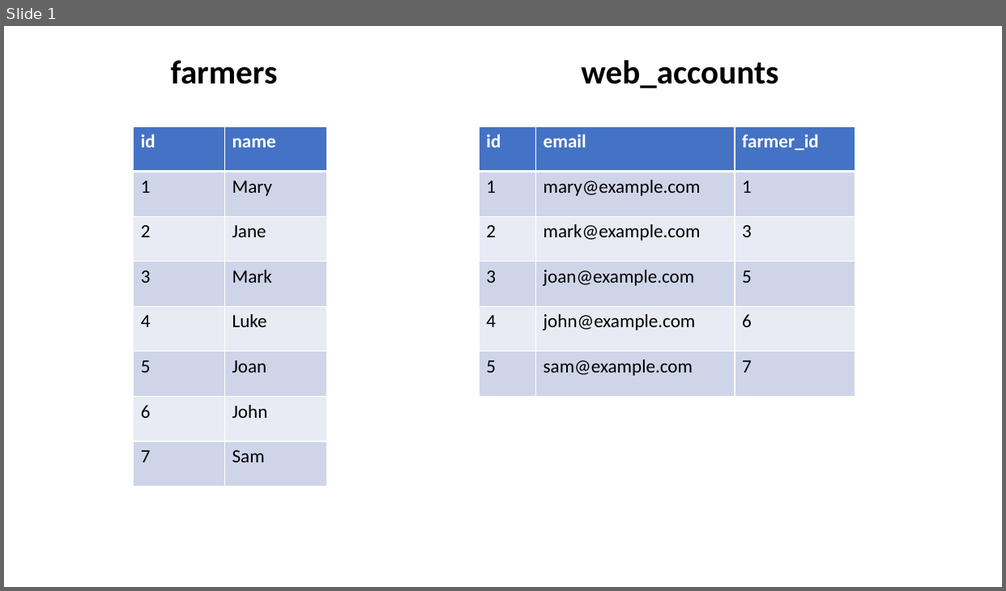
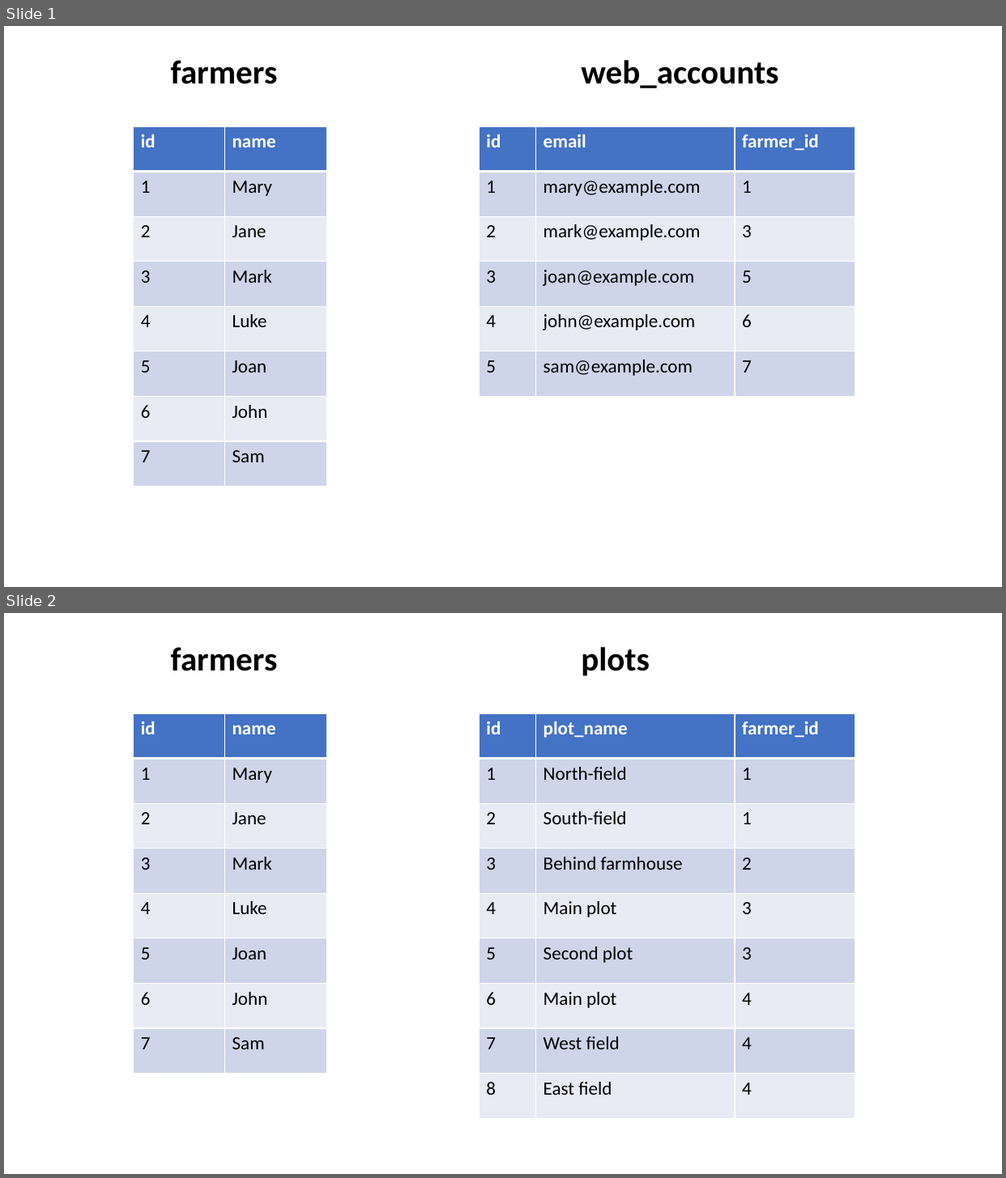
Before and after one commit to stats4sd/Installation-Guides, a slide deck: assets/images/relationships/source-tables.pptx. Shown one above the other, each under a label of ours: slide 1 before the commit, slides 1 and 2 after it. The pictures are 1006x591 and 1006x1178 pixels, drawn with LibreOffice and Linux fonts; fonts in the diff are those of the drawing. Boxes give left, top, right and bottom in pixels: in the first picture for what was removed or moved away, otherwise in the second. Text is boxed around its words. In the diff, an @@ line names an element or a change of style, - is before the commit and + after.

```diff
--- a/assets/images/relationships/source-tables.pptx
+++ b/assets/images/relationships/source-tables.pptx
@@ slide 2 added at (4,613,1002,1174), background #FFFFFF @@
@@ text added at (171,647,278,671), 32 pt, text #000000, bold @@
+farmers
@@ text added at (581,647,650,676), 32 pt, text #000000, bold @@
+plots
@@ table added at (134,713,327,1073), 8 rows, 2 columns @@
+id | name
+1 | Mary
+2 | Jane
+3 | Mark
+4 | Luke
+5 | Joan
+6 | John
+7 | Sam
@@ table added at (479,713,855,1118), 9 rows, 3 columns @@
+id | plot_name | farmer_id
+1 | North-field | 1
+2 | South-field | 1
+3 | Behind farmhouse | 2
+4 | Main plot | 3
+5 | Second plot | 3
+6 | Main plot | 4
+7 | West field | 4
+8 | East field | 4
```
Also in this commit, not shown: 1 other slide added, 1 other file.
